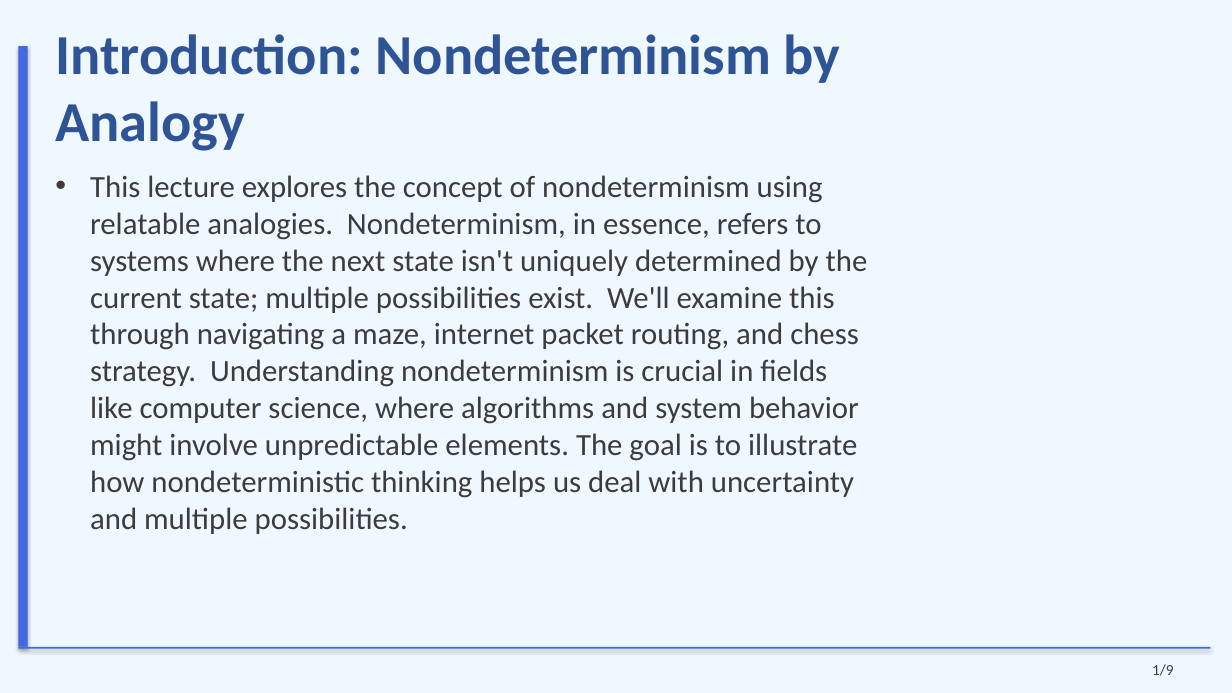
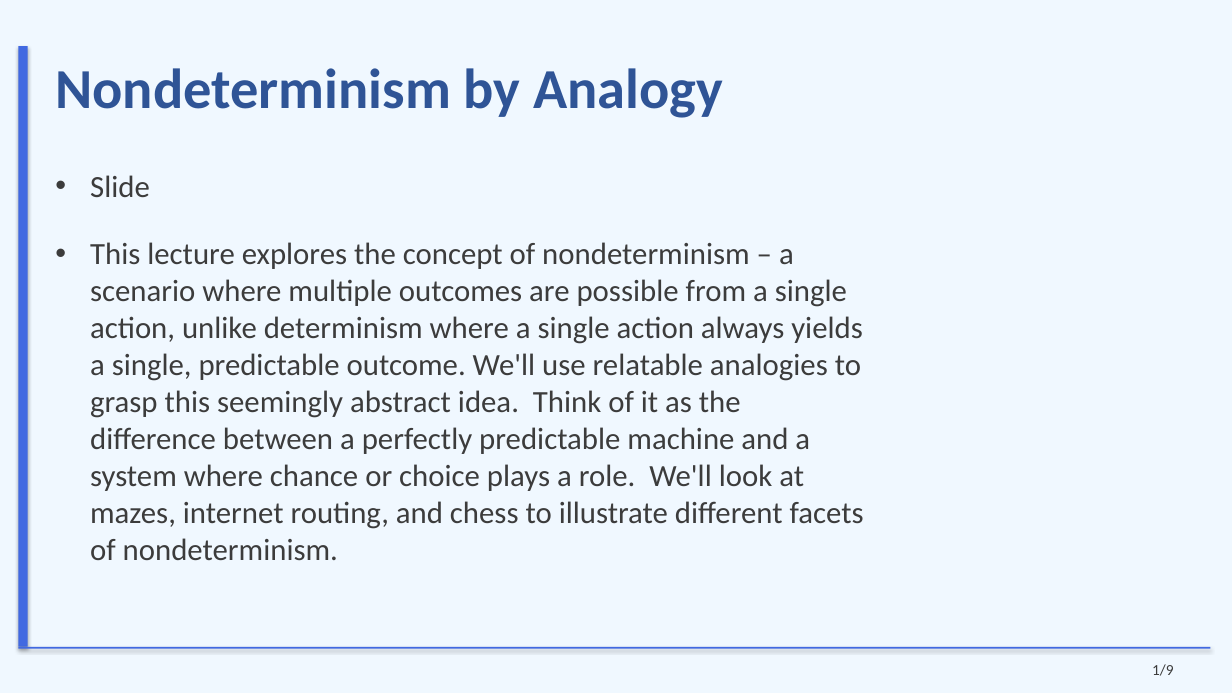
Before and after one commit to sanskarsri26/pdf-to-lecture, a slide deck: slide 1 of Styled_Slides.pptx. Drawn at 1232x693 pixels with LibreOffice and Linux fonts; fonts in the diff are those of the drawing. Boxes give left, top, right and bottom in pixels: in the first picture for what was removed or moved away, otherwise in the second. Text is boxed around its words. In the diff, an @@ line names an element or a change of style, - is before the commit and + after.

```diff
--- a/Styled_Slides.pptx
+++ b/Styled_Slides.pptx
@@ title at (x1=55, y1=68, x2=723, y2=118): text changed @@
-Introduction: Nondeterminism by Analogy
+Nondeterminism by Analogy
@@ text at (x1=90, y1=175, x2=864, y2=561): text changed @@
-• This lecture explores the concept of nondeterminism using relatable analogies. Nondeterminism, in essence, refers to systems where the next state isn't uniquely determined by the current state; multiple possibilities exist. We'll examine this through navigating a maze, internet packet routing, and chess strategy. Understanding nondeterminism is crucial in fields like computer science, where algorithms and system behavior might involve unpredictable elements. The goal is to illustrate how nondeterministic thinking helps us deal with uncertainty and multiple possibilities.
+• Slide
+• This lecture explores the concept of nondeterminism – a scenario where multiple outcomes are possible from a single action, unlike determinism where a single action always yields a single, predictable outcome. We'll use relatable analogies to grasp this seemingly abstract idea. Think of it as the difference between a perfectly predictable machine and a system where chance or choice plays a role. We'll look at mazes, internet routing, and chess to illustrate different facets of nondeterminism.
```
Also in this commit, not shown: 7 other slides changed, 1 slide added, 1 slide removed, 37 other files.
